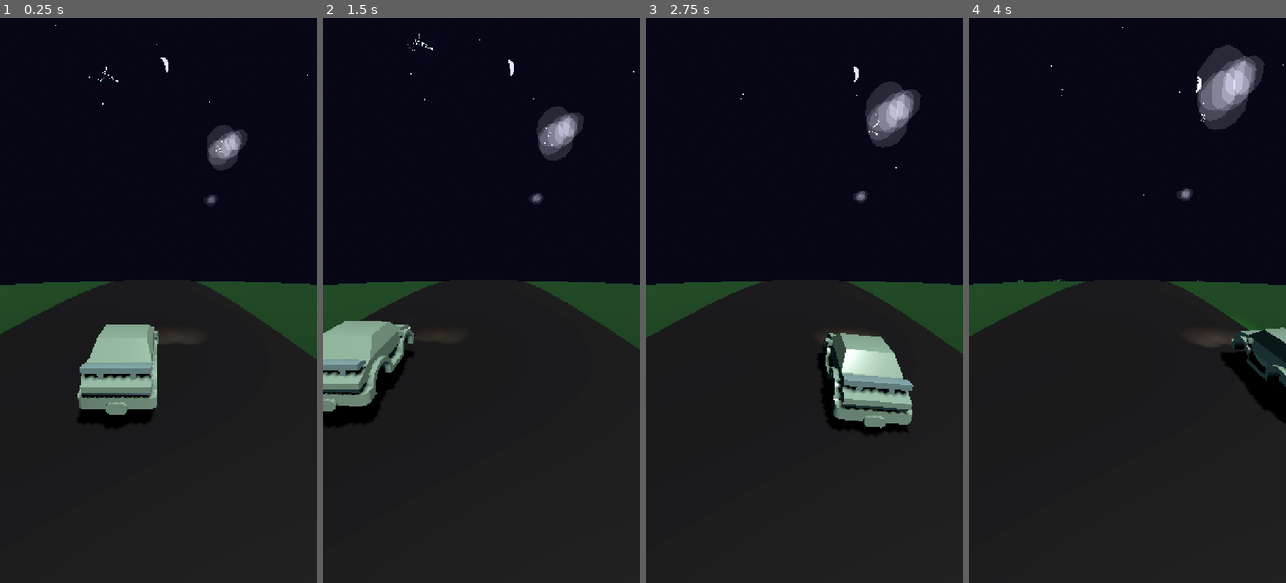
Above: before the commit, frames 1-4 (left to right).
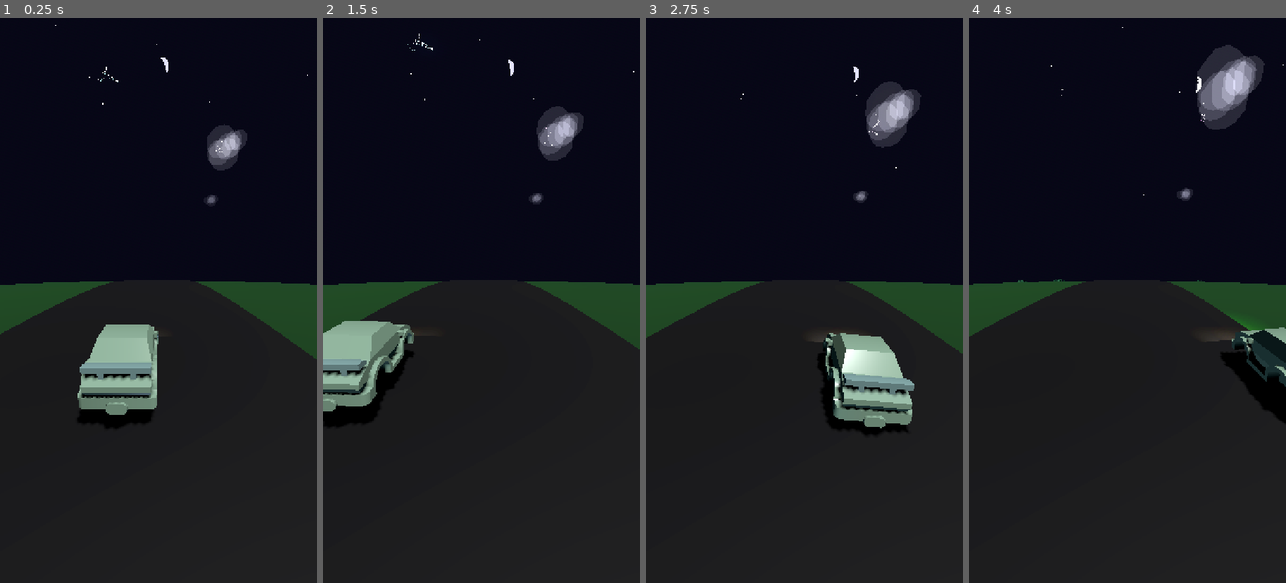
Above: after the commit, the same moments.

Repository: rooshimadethis/just-a-chill-drive
Game: Godot game, scene res://scenes/game.tscn
Two runs of this game, one before a commit and one after it. Both use one fixed random seed, a clock stepped at 60 frames per second and the inputs below.
Inputs (mouse positions are in pixels of both pictures, inside the frame that each line leads up to):
- Up to frame 1 (0.25 s): no input
- Up to frame 2 (1.5 s): move the mouse to (551, 272) at 0.52 s; hold Right (ui_right) 0.53-1.25 s; click (551, 272) at 0.67 s; drag from (418, 328) to (465, 413) at 1.27 s
- Up to frame 3 (2.75 s): move the mouse to (836, 176) at 2.02 s; hold Right (ui_right) from 2.03 s (still down)
- Up to frame 4 (4 s): release Right (ui_right) at 2.75 s; drag from (1111, 413) to (1032, 215) at 2.77 s; move the mouse to (1222, 385) at 3.52 s; hold Left (ui_left) from 3.53 s (still down)

The runs differ from the first frame. In frame 1, less than 0.1% of the frame differs, in the area x 25-59%, y 55-70%; in frame 2, 0.1%; in frame 3, 0.1%, in the area x 53-85%, y 57-72%; in frame 4, 0.1%.

Commit message:
a lot of code changes just for attaching headlights

Diff:
--- a/scripts/game_manager.gd
+++ b/scripts/game_manager.gd
@@ -11,6 +11,14 @@
 # Cache for optimization
 var last_camera_update_x: float = 0.0
 var camera_update_threshold: float = 0.01  # Only update if change > 0.01 units
+
+# ===== CURVE CONSTANTS =====
+# Defined here to sync between GDScript and Shaders
+const CURVE_STRENGTH_FORWARD: float = 0.003
+const CURVE_STRENGTH_SIDE: float = 0.001
+const WINDING_FREQUENCY: float = 0.02
+const WINDING_TIME_SCALE: float = 0.5
+const WINDING_AMPLITUDE: float = 1.25
 
 # ===== CENTRALIZED 60 BPM METRONOME =====
 # This is the single source of truth for all timing in the game
@@ -66,7 +74,6 @@
 	var z = 0.0 # Player position
 	var curve_adjust = sin(z * 0.02 - road_time * 0.5) * 1.25
 
-	# Get player position
 	var player = get_node_or_null("/root/Game/Player")
 	var target_camera_x = 0.0
 
@@ -279,6 +286,61 @@
 	_opaque_winding_shader = Shader.new()
 	_opaque_winding_shader.code = shader_code
 	return _opaque_winding_shader
+
+var _car_visual_shader: Shader
+
+func get_car_visual_shader() -> Shader:
+	"""Shader for the car that ONLY handles coloring, no vertex displacement.
+	Transformation is handled via script in player.gd to ensure lights follow."""
+	if _car_visual_shader:
+		return _car_visual_shader
+
+	var shader_code = """
+shader_type spatial;
+render_mode blend_mix,depth_draw_opaque,cull_back,diffuse_burley,specular_schlick_ggx;
+
+uniform vec4 albedo : source_color = vec4(1.0);
+uniform vec4 emission : source_color = vec4(0.0);
+uniform float emission_energy = 1.0;
+uniform float roughness : hint_range(0,1) = 0.5;
+
+void vertex() {
+	// No displacement - handled by script
+}
+
+void fragment() {
+	vec4 albedo_tex = albedo;
+	ALBEDO = albedo_tex.rgb;
+	ROUGHNESS = roughness;
+	EMISSION = emission.rgb * emission_energy;
+}
+"""
+	_car_visual_shader = Shader.new()
+	_car_visual_shader.code = shader_code
+	return _car_visual_shader
+
+func get_world_curve_offset(pos_z: float, pos_x: float = 0.0, time: float = 0.0) -> Vector3:
+	"""Calculates the curve offset for a given position and time (CPU side).
+	Returns Vector3(x_offset, y_drop, 0)"""
+
+	# 1. Winding (X Offset)
+	# sin(z * 0.02 - road_time * 0.5) * 1.25
+	var x_offset = sin(pos_z * WINDING_FREQUENCY - time * WINDING_TIME_SCALE) * WINDING_AMPLITUDE
+
+	# 2. Forward Curve (Y Drop)
+	# dist * dist * strength
+	var dist_forward = abs(pos_z)
+	var y_drop_forward = dist_forward * dist_forward * CURVE_STRENGTH_FORWARD
+
+	# 3. Side Curve (Y Drop)
+	# Calc based on visual X (pos_x + x_offset)
+	# The shader uses dist_from_center = abs(world_vertex.x)
+	var final_x = pos_x + x_offset
+	var dist_side = abs(final_x)
+	var y_drop_side = dist_side * dist_side * CURVE_STRENGTH_SIDE
+
+	return Vector3(x_offset, -(y_drop_forward + y_drop_side), 0.0)
+
 
 var _rigid_winding_shader: Shader
 
--- a/scripts/player.gd
+++ b/scripts/player.gd
@@ -43,9 +43,9 @@
 		# Adjust position to center it
 		car_node.position.y = -0.3 # Lower it slightly if wheels float
 
-		# Create Winding Shader Materials with calming colors
-		if game_manager and game_manager.has_method("get_rigid_winding_shader"):
-			var shader = game_manager.get_rigid_winding_shader()
+		# Create Visual Only Shader (Calculated on CPU)
+		if game_manager and game_manager.has_method("get_car_visual_shader"):
+			var shader = game_manager.get_car_visual_shader()
 			_apply_multi_color_materials(car_node, shader)
 	else:
 		print("Failed to load car model, fallback to box not implemented.")
@@ -168,6 +168,15 @@
 	if car_visuals:
 		car_visuals.rotation.z = lerp_angle(car_visuals.rotation.z, target_rot_z, delta * 5.0)
 
+		# MANUAL CURVE APPLICATION:
+		# Since headlights are children of the car, we must move the car TRANSFORM to the curve.
+		# A vertex shader would only move the mesh, leaving lights behind.
+		if game_manager and game_manager.has_method("get_world_curve_offset"):
+			var road_time = Time.get_ticks_msec() / 1000.0
+			var curve = game_manager.get_world_curve_offset(global_position.z, global_position.x, road_time)
+			car_visuals.position.x = curve.x
+			car_visuals.position.y = curve.y # This applies the vertical drop from curvature
+
 	# Check Harmony for Fireflies
 	if game_manager and game_manager.harmony_score >= 20:
 		if not fireflies.emitting:
